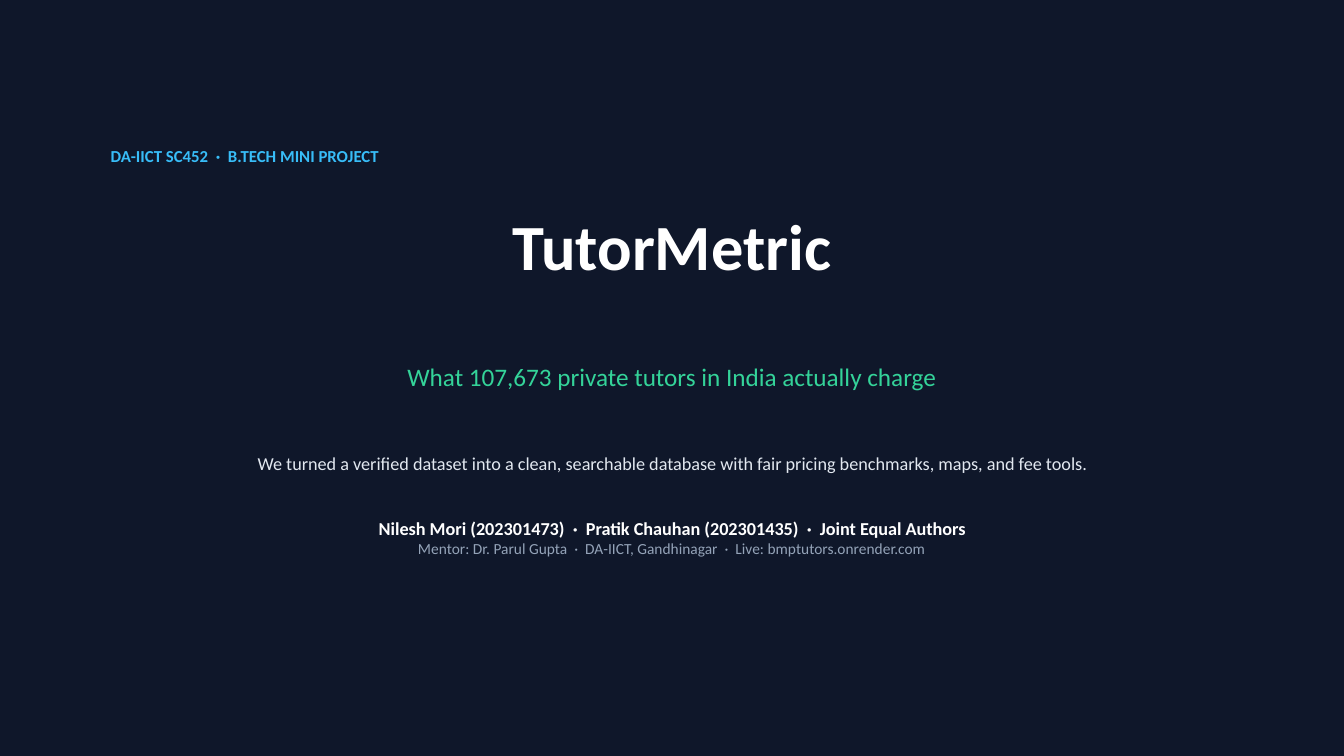
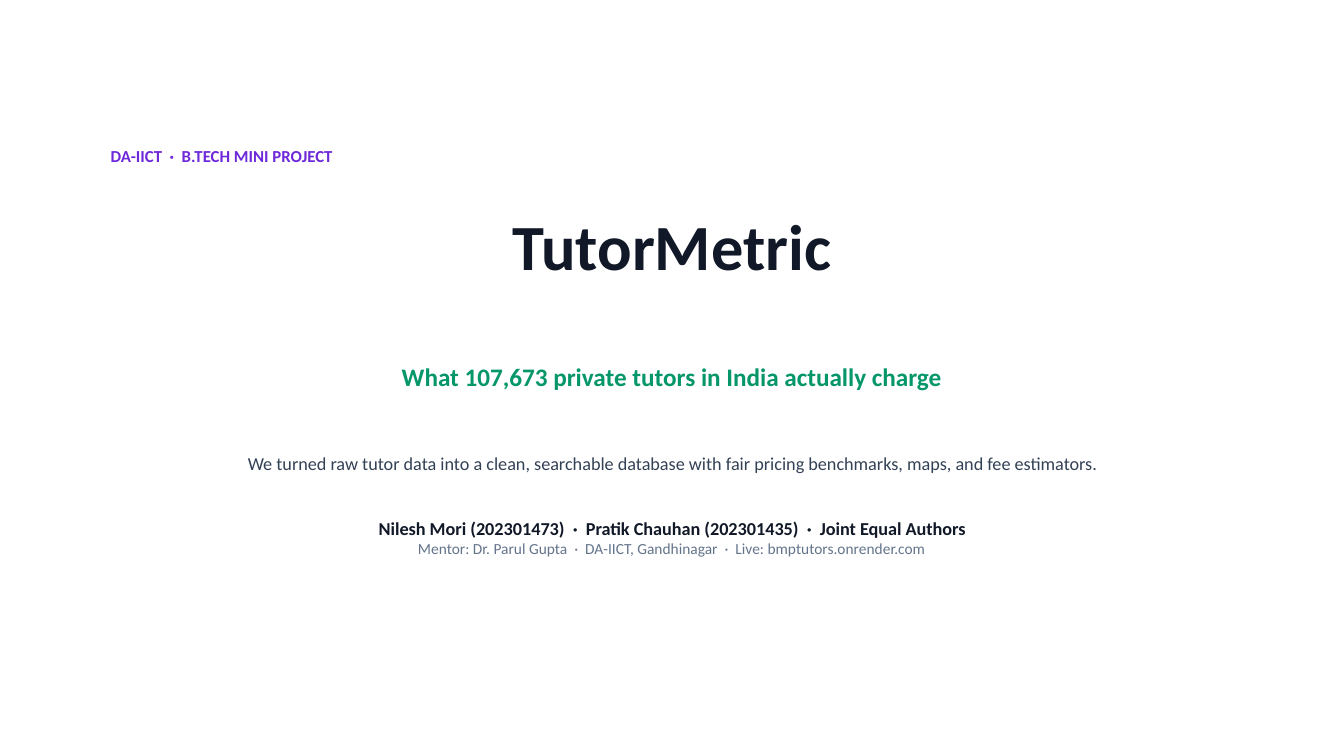
Before and after one commit to nilesh7757/BMPTUTORS, a slide deck: slide 1 of project_showcase_bundle/BMP_Tutors_Deck_Full.pptx. Drawn at 1344x756 pixels with LibreOffice and Linux fonts; fonts in the diff are those of the drawing. Boxes give left, top, right and bottom in pixels: in the first picture for what was removed or moved away, otherwise in the second. Text is boxed around its words. In the diff, an @@ line names an element or a change of style, - is before the commit and + after.

Commit message:
Convert presentation to clean white theme with emerald and violet accents, remove SC452, contrast explicitly with TeacherOn

```diff
--- a/project_showcase_bundle/BMP_Tutors_Deck_Full.pptx
+++ b/project_showcase_bundle/BMP_Tutors_Deck_Full.pptx
@@ rectangle at <box>0,0,1344,756</box>: fill #0F172A to #FFFFFF @@
@@ text at <box>111,151,332,162</box>: text changed; text colour #38BDF8 to #6D28D9 @@
-DA-IICT SC452 · B.TECH MINI PROJECT
+DA-IICT · B.TECH MINI PROJECT
@@ text at <box>379,225,966,557</box>: text colour #FFFFFF to #111827 in "TutorMetric", "Nilesh Mori (202301473) · Pratik Chauhan (202301435) ..."; text colour #34D399 to #059669, bold on in "What 107,673 private tutors in India actually ..."; text colour #94A3B8 to #64748B in "Mentor: Dr. Parul Gupta · DA-IICT, Gandhinagar ..." @@
@@ text at <box>248,457,1097,473</box>: text changed; text colour #E2E8F0 to #334155 @@
-We turned a verified dataset into a clean, searchable database with fair pricing benchmarks, maps, and fee tools.
+We turned raw tutor data into a clean, searchable database with fair pricing benchmarks, maps, and fee estimators.
```
Also in this commit, not shown: 16 other slides changed, 4 other files.
